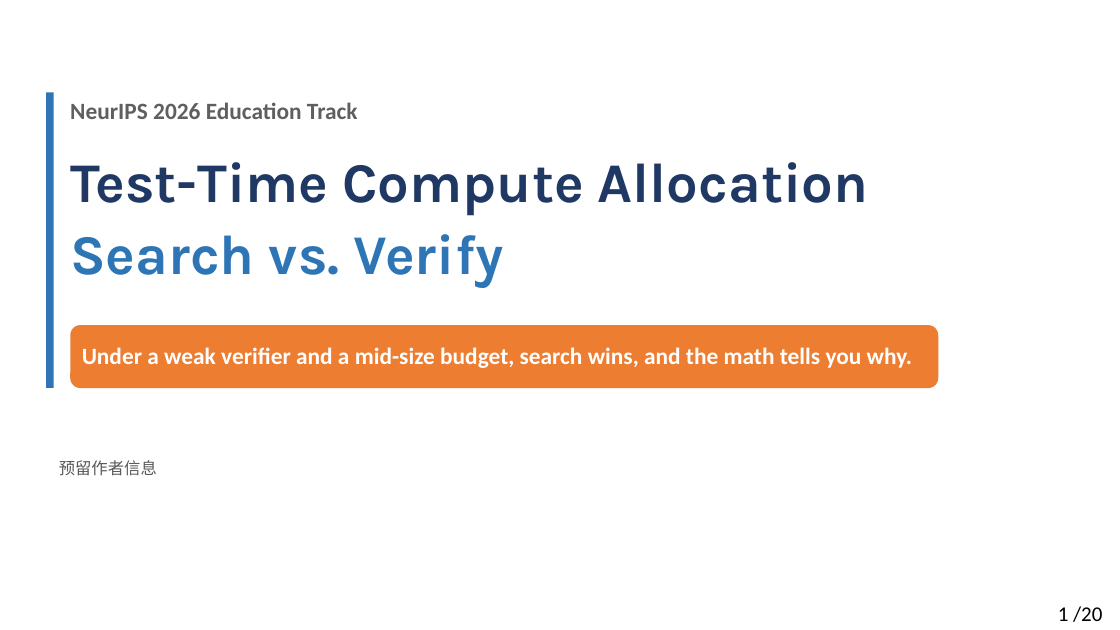
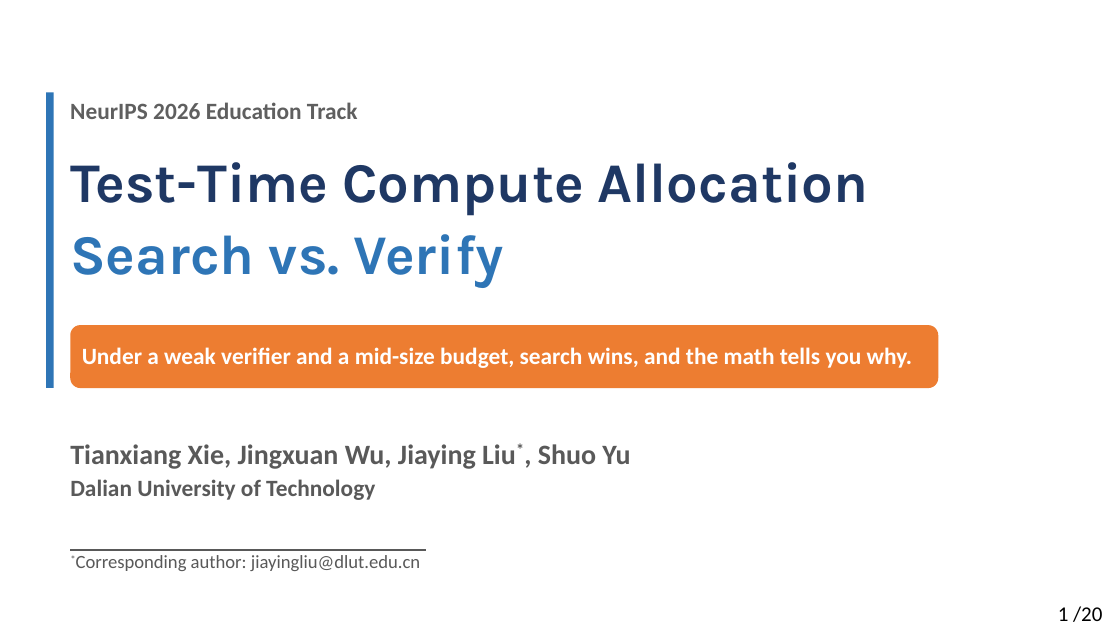
Before and after one commit to Solitus0726/search-vs-verify-course, a slide deck: slide 1 of slides/lecture_slides.pptx. Drawn at 1120x630 pixels with LibreOffice and Linux fonts; fonts in the diff are those of the drawing. Boxes give left, top, right and bottom in pixels: in the first picture for what was removed or moved away, otherwise in the second. Text is boxed around its words. In the diff, an @@ line names an element or a change of style, - is before the commit and + after.

Commit message:
Slide 1: author block with corresponding-author footnote

```diff
--- a/slides/lecture_slides.pptx
+++ b/slides/lecture_slides.pptx
@@ text at box(70, 444, 630, 500): text changed; size 14 to 24 pt; bold on @@
-预留作者信息
+Tianxiang Xie, Jingxuan Wu, Jiaying Liu*, Shuo Yu
+Dalian University of Technology
@@ line added from (71, 550) to (426, 550), #595959 1 pt @@
@@ text added at box(76, 555, 420, 571), 16 pt, text #595959 @@
+*Corresponding author: jiayingliu@dlut.edu.cn
```
Also in this commit, not shown: 1 other file.
